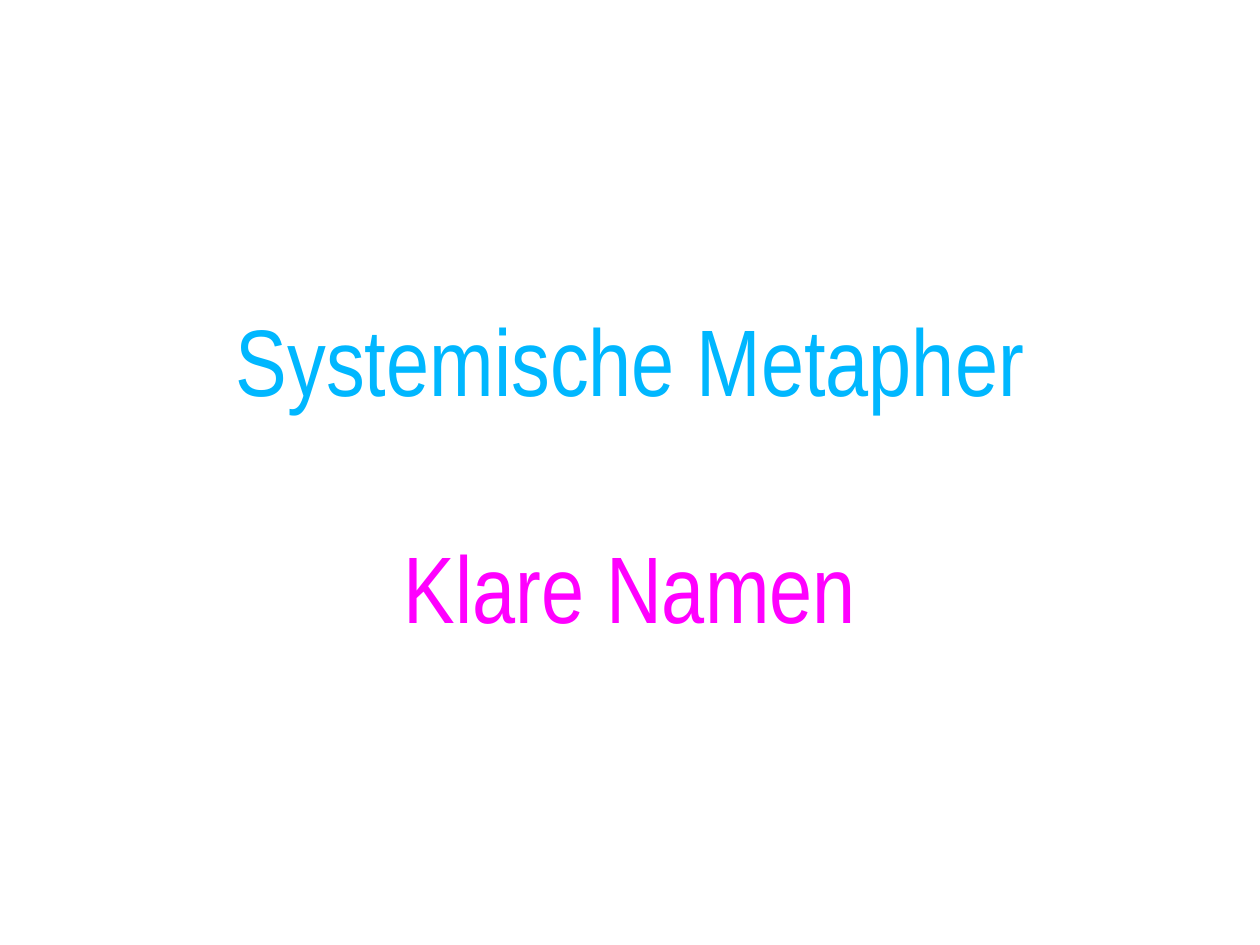
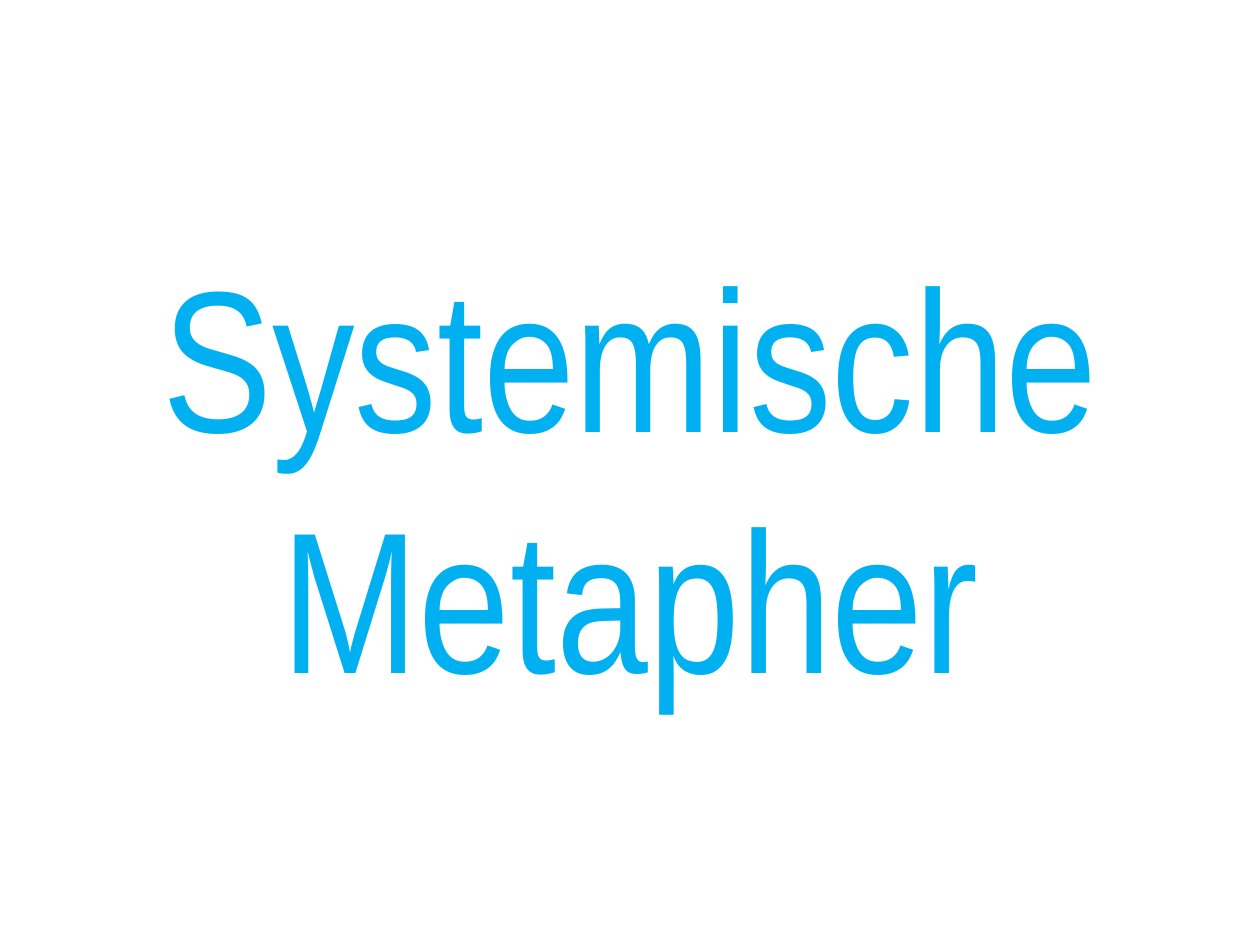
Before and after one commit to cessor/empathiccode, a slide deck: slide 156 of EmpathicRefactoring.pptx (slide 136 before the commit). Drawn at 1260x945 pixels with LibreOffice and Linux fonts; fonts in the diff are those of the drawing. Boxes give left, top, right and bottom in pixels: in the first picture for what was removed or moved away, otherwise in the second. Text is boxed around its words. In the diff, an @@ line names an element or a change of style, - is before the commit and + after.

```diff
--- a/EmpathicRefactoring.pptx
+++ b/EmpathicRefactoring.pptx
@@ title at <box>162,286,1097,709</box>: text changed; size 54 to 115 pt; text colour #00B7FF to #00B0F0 @@
-Systemische Metapher
-Klare Namen
+Systemische Metapher
```
Also in this commit, not shown: 7 other slides changed, 28 slides added, 1 slide removed, 4 other files.
